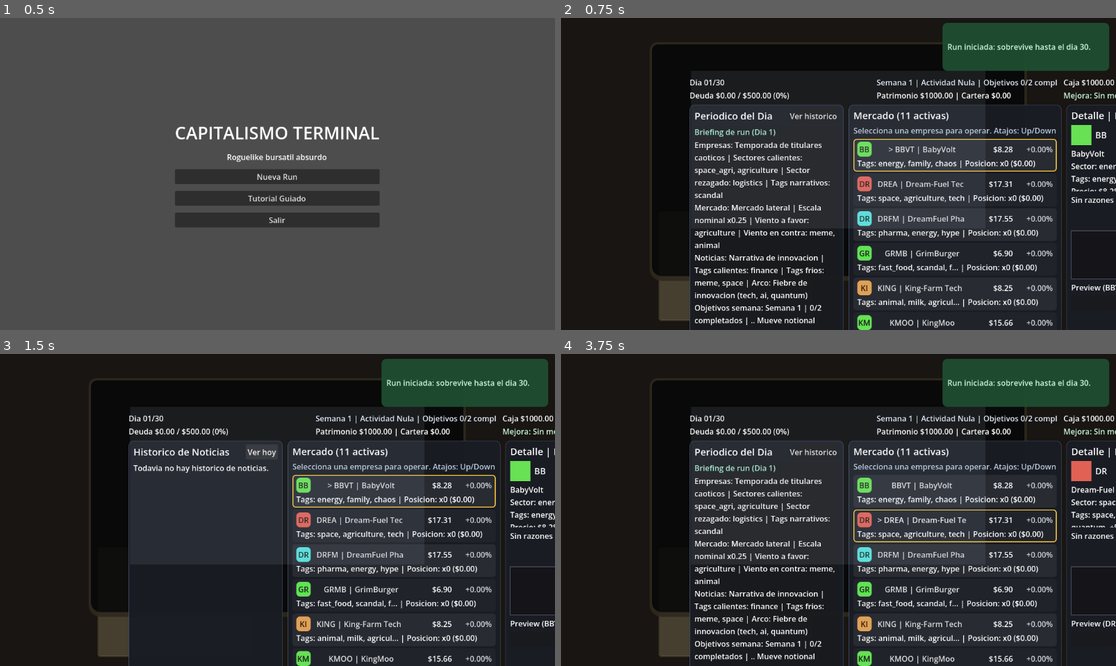
Above: before the commit, frames 1-4 (two rows, left to right).
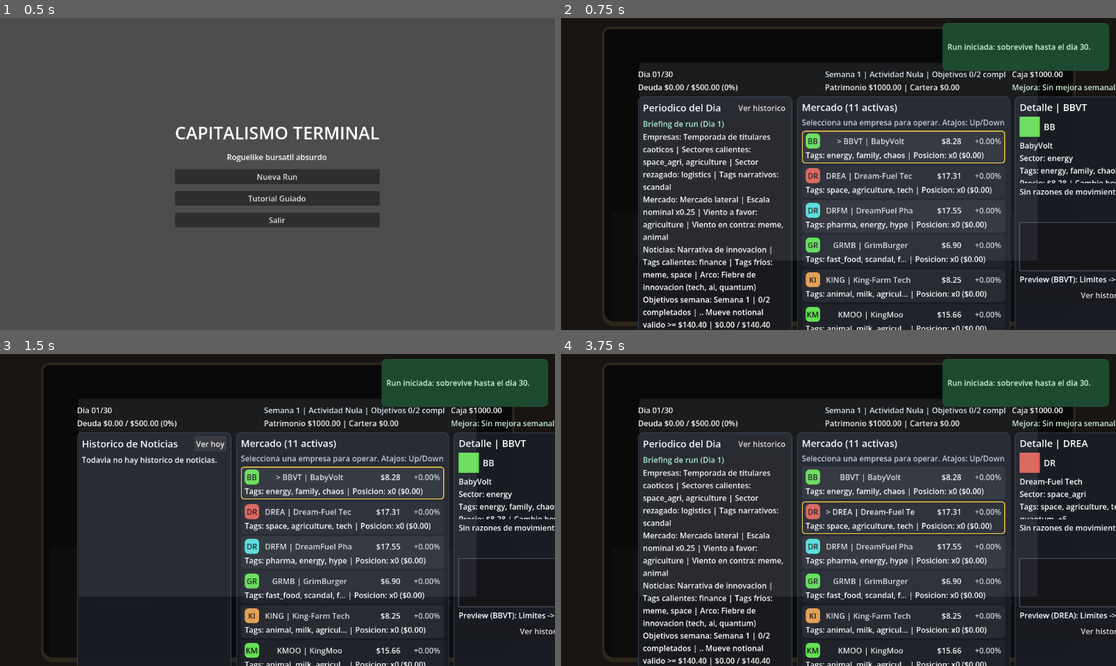
Above: after the commit, the same moments.

Repository: DewBlack/terminal-capitalism
Game: Godot game, scene res://scenes/main/main.tscn
Same seed, same stepped clock (60 frames per second), same inputs: the game is played once before the commit and once after it.
Inputs:
- Up to frame 1 (0.5 s): no input
- Up to frame 2 (0.75 s): click "Nueva Run" at 0.5 s
- Up to frame 3 (1.5 s): click "Ver historico" at 1.25 s
- Up to frame 4 (3.75 s): click "Ver hoy" at 2 s; click "> BBVT | BabyVolt" at 2.75 s; click "DREA | Dream-Fuel Tech" at 3.5 s

Frame 1 is identical in both runs. In frame 2, 27% of the frame differs, in the area x 13-100%, y 7-100%; in frame 3, 23%; in frame 4, 27%.

Commit message:
fix(ui): preserve playable width in diegetic monitor layout

Diff:
--- a/scripts/ui/diegetic_desk_layout.gd
+++ b/scripts/ui/diegetic_desk_layout.gd
@@ -4,14 +4,17 @@
 const MONITOR_ASPECT_RATIO := 1.58
 const MONITOR_WIDTH_RATIO := 0.68
 const MONITOR_HEIGHT_LIMIT_RATIO := 0.80
+const MONITOR_HEIGHT_HARD_LIMIT_RATIO := 0.96
+const MONITOR_MAX_VIEWPORT_WIDTH_RATIO := 0.97
 const MONITOR_MIN_WIDTH := 760.0
 const MONITOR_MAX_WIDTH := 1500.0
 const MONITOR_VERTICAL_OFFSET_RATIO := -0.04
 
-const SCREEN_LEFT_PADDING_RATIO := 0.11
+const SCREEN_LEFT_PADDING_RATIO := 0.08
 const SCREEN_TOP_PADDING_RATIO := 0.12
-const SCREEN_RIGHT_PADDING_RATIO := 0.11
+const SCREEN_RIGHT_PADDING_RATIO := 0.08
 const SCREEN_BOTTOM_PADDING_RATIO := 0.22
+const SCREEN_MIN_WIDTH_FALLBACK := 1120.0
 
 const DOC_ZONE_WIDTH_RATIO := 0.23
 const DOC_ZONE_ASPECT_RATIO := 0.72
@@ -51,11 +54,14 @@
 	if viewport_size.x < 8.0 or viewport_size.y < 8.0:
 		return
 
-	var monitor_size := _build_monitor_size(viewport_size)
+	var required_screen_width: float = _resolve_required_screen_width(viewport_size.x)
+	var monitor_size := _build_monitor_size(viewport_size, required_screen_width)
 	var monitor_position := Vector2(
 		(viewport_size.x - monitor_size.x) * 0.5,
 		(viewport_size.y - monitor_size.y) * 0.5 + viewport_size.y * MONITOR_VERTICAL_OFFSET_RATIO
 	)
+	var max_top: float = maxf(0.0, viewport_size.y - monitor_size.y - DOC_ZONE_MARGIN)
+	monitor_position.y = clampf(monitor_position.y, DOC_ZONE_MARGIN, max_top)
 	var monitor_rect := Rect2(monitor_position, monitor_size)
 	_apply_rect(_monitor_frame, monitor_rect)
 
@@ -67,18 +73,38 @@
 	_layout_document_zone(_invoice_zone, monitor_rect, viewport_size, false)
 
 
-func _build_monitor_size(viewport_size: Vector2) -> Vector2:
-	var max_width: float = minf(MONITOR_MAX_WIDTH, viewport_size.x * 0.94)
-	var monitor_width: float = clampf(viewport_size.x * MONITOR_WIDTH_RATIO, MONITOR_MIN_WIDTH, max_width)
+func _build_monitor_size(viewport_size: Vector2, required_screen_width: float) -> Vector2:
+	var max_width: float = minf(MONITOR_MAX_WIDTH, viewport_size.x * MONITOR_MAX_VIEWPORT_WIDTH_RATIO)
+	var base_monitor_width: float = viewport_size.x * MONITOR_WIDTH_RATIO
+	var monitor_width_for_content: float = required_screen_width / _screen_inner_width_ratio()
+	var preferred_monitor_width: float = maxf(base_monitor_width, monitor_width_for_content)
+	var monitor_width: float = clampf(preferred_monitor_width, MONITOR_MIN_WIDTH, max_width)
 	var monitor_height: float = monitor_width / MONITOR_ASPECT_RATIO
 	var max_height: float = viewport_size.y * MONITOR_HEIGHT_LIMIT_RATIO
+	if monitor_width_for_content > base_monitor_width:
+		max_height = viewport_size.y * MONITOR_HEIGHT_HARD_LIMIT_RATIO
 	if monitor_height > max_height:
 		monitor_height = max_height
 		monitor_width = monitor_height * MONITOR_ASPECT_RATIO
-	if monitor_width > viewport_size.x * 0.95:
-		monitor_width = viewport_size.x * 0.95
+	if monitor_width > viewport_size.x * MONITOR_MAX_VIEWPORT_WIDTH_RATIO:
+		monitor_width = viewport_size.x * MONITOR_MAX_VIEWPORT_WIDTH_RATIO
 		monitor_height = monitor_width / MONITOR_ASPECT_RATIO
 	return Vector2(monitor_width, monitor_height)
+
+
+func _resolve_required_screen_width(viewport_width: float) -> float:
+	var required_screen_width: float = SCREEN_MIN_WIDTH_FALLBACK
+	if _monitor_content != null:
+		required_screen_width = maxf(
+			required_screen_width,
+			_monitor_content.get_combined_minimum_size().x
+		)
+	var max_screen_width: float = viewport_width * MONITOR_MAX_VIEWPORT_WIDTH_RATIO * _screen_inner_width_ratio()
+	return minf(required_screen_width, max_screen_width)
+
+
+func _screen_inner_width_ratio() -> float:
+	return maxf(0.01, 1.0 - SCREEN_LEFT_PADDING_RATIO - SCREEN_RIGHT_PADDING_RATIO)
 
 
 func _build_screen_rect(monitor_rect: Rect2) -> Rect2:
